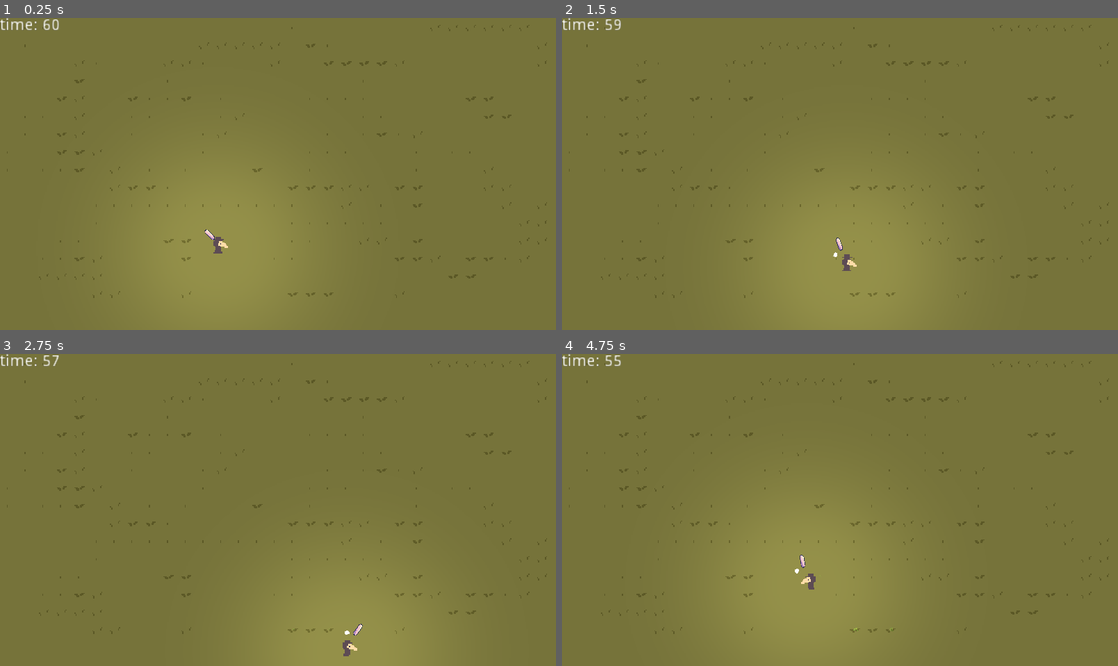
Above: before the commit, frames 1-4 (two rows, left to right).
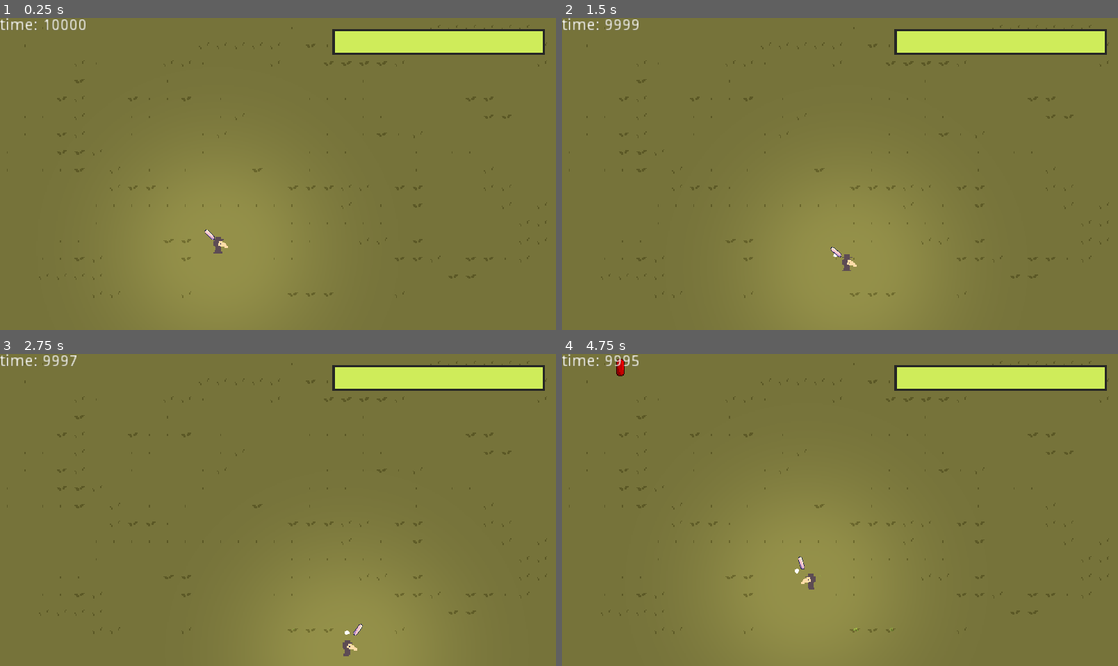
Above: after the commit, the same moments.

Repository: AJ08Coder/LudumDare52
Game: Godot game, scene res://Enviroment/World.tscn
The game is run twice, just before and just after one commit, with the same random seed, the same clock (stepped at 60 frames per second) and the same inputs.
Inputs (mouse positions are in pixels of both pictures, inside the frame that each line leads up to):
- Up to frame 1 (0.25 s): no input
- Up to frame 2 (1.5 s): tap Enter at 0.5 s; move the mouse to (962, 158) at 0.52 s; press the mouse at (962, 158) at 0.53 s; hold D (move_right) 0.53-1.28 s; move the mouse to (728, 189) at 1.27 s; release the mouse at (728, 189) at 1.28 s; hold S (move_down) from 1.28 s (still down); click (728, 189) at 1.35 s
- Up to frame 3 (2.75 s): move the mouse to (333, 441) at 2.02 s; release S (move_down) at 2.03 s; hold D (move_right) from 2.03 s (still down); hold E (plant) from 2.03 s (still down); click (333, 441) at 2.3 s
- Up to frame 4 (4.75 s): move the mouse to (812, 572) at 2.77 s; release D (move_right) at 2.78 s; release E (plant) at 2.78 s; hold W (move_up) 2.78-3.53 s; click (812, 572) at 2.85 s; move the mouse to (1006, 556) at 3.52 s; press the mouse at (1006, 556) at 3.53 s; hold A (move_left) from 3.53 s (still down); move the mouse to (673, 463) at 4.27 s; release the mouse at (673, 463) at 4.28 s; tap E (plant) at 4.35 s; click (673, 463) at 4.55 s

The runs differ from the first frame. In frame 1, 3.3% of the frame differs, in the area x 7-98%, y 0-12%; in frame 2, 3.3%; in frame 3, 3.2%; in frame 4, 3.4%, in the area x 7-98%, y 0-70%.

Commit message:
Enemy Attacks player and health bar

Diff:
--- a/Characters/Enemy/Enemy.gd
+++ b/Characters/Enemy/Enemy.gd
@@ -61,7 +61,7 @@
 				queue_free()
 			# GET HIT
 #			anim.play("Hit")
-			health -= 1
+			health -= damage_taken
 			state = STUNNED
 
 
--- a/Characters/Enemy/Enemy.tscn
+++ b/Characters/Enemy/Enemy.tscn
@@ -1,26 +1,57 @@
-[gd_scene load_steps=11 format=2]
+[gd_scene load_steps=9 format=2]
 
 [ext_resource path="res://Art/PLACEHOLDERPLAYER.png" type="Texture" id=1]
 [ext_resource path="res://Characters/Enemy/Enemy.gd" type="Script" id=2]
 [ext_resource path="res://Characters/Hurtbox.gd" type="Script" id=3]
 
 [sub_resource type="RectangleShape2D" id=1]
-extents = Vector2( 3, 7 )
-
-[sub_resource type="CircleShape2D" id=2]
-radius = 50.0
+extents = Vector2( 3, 2 )
 
 [sub_resource type="Animation" id=4]
 resource_name = "Moving"
+tracks/0/type = "value"
+tracks/0/path = NodePath("HitBox/CollisionShape2D:disabled")
+tracks/0/interp = 1
+tracks/0/loop_wrap = true
+tracks/0/imported = false
+tracks/0/enabled = true
+tracks/0/keys = {
+"times": PoolRealArray( 0 ),
+"transitions": PoolRealArray( 1 ),
+"update": 1,
+"values": [ true ]
+}
 
 [sub_resource type="Animation" id=5]
 resource_name = "Slash"
+length = 0.8
+tracks/0/type = "value"
+tracks/0/path = NodePath("HitBox/CollisionShape2D:disabled")
+tracks/0/interp = 1
+tracks/0/loop_wrap = true
+tracks/0/imported = false
+tracks/0/enabled = true
+tracks/0/keys = {
+"times": PoolRealArray( 0, 0.6, 0.8 ),
+"transitions": PoolRealArray( 1, 1, 1 ),
+"update": 1,
+"values": [ true, false, true ]
+}
 
 [sub_resource type="Animation" id=6]
 resource_name = "idle"
-
-[sub_resource type="CircleShape2D" id=3]
-radius = 16.0
+tracks/0/type = "value"
+tracks/0/path = NodePath("HitBox/CollisionShape2D:disabled")
+tracks/0/interp = 1
+tracks/0/loop_wrap = true
+tracks/0/imported = false
+tracks/0/enabled = true
+tracks/0/keys = {
+"times": PoolRealArray( 0 ),
+"transitions": PoolRealArray( 1 ),
+"update": 1,
+"values": [ true ]
+}
 
 [sub_resource type="RectangleShape2D" id=7]
 extents = Vector2( 4, 8 )
@@ -31,25 +62,16 @@
 script = ExtResource( 2 )
 
 [node name="CollisionShape2D" type="CollisionShape2D" parent="."]
+position = Vector2( 0, 5 )
 shape = SubResource( 1 )
 
 [node name="Sprite" type="Sprite" parent="."]
 texture = ExtResource( 1 )
 
-[node name="Attract" type="Area2D" parent="."]
-
-[node name="CollisionShape2D" type="CollisionShape2D" parent="Attract"]
-shape = SubResource( 2 )
-
 [node name="AnimationPlayer" type="AnimationPlayer" parent="."]
 anims/Moving = SubResource( 4 )
 anims/Slash = SubResource( 5 )
 anims/idle = SubResource( 6 )
-
-[node name="Attack" type="Area2D" parent="."]
-
-[node name="CollisionShape2D" type="CollisionShape2D" parent="Attack"]
-shape = SubResource( 3 )
 
 [node name="StartAttractTimer" type="Timer" parent="."]
 wait_time = 2.0
@@ -58,6 +80,8 @@
 [node name="StunnedTimer" type="Timer" parent="."]
 
 [node name="HurtBox" type="Area2D" parent="."]
+collision_layer = 32
+collision_mask = 8
 script = ExtResource( 3 )
 
 [node name="CollisionShape2D" type="CollisionShape2D" parent="HurtBox"]
--- /dev/null
+++ b/Characters/Enemy/Zombie.gd
@@ -0,0 +1,4 @@
+extends "res://Characters/Enemy/Enemy.gd"
+
+func _process(delta):
+	$HitBox.look_at(player.global_position)
--- a/Characters/Enemy/Zombie.tscn
+++ b/Characters/Enemy/Zombie.tscn
@@ -1,8 +1,42 @@
-[gd_scene load_steps=2 format=2]
+[gd_scene load_steps=6 format=2]
 
 [ext_resource path="res://Characters/Enemy/Enemy.tscn" type="PackedScene" id=1]
+[ext_resource path="res://Characters/Hitbox.gd" type="Script" id=2]
+[ext_resource path="res://Characters/Enemy/Zombie.gd" type="Script" id=3]
+
+[sub_resource type="Animation" id=2]
+length = 0.001
+tracks/0/type = "value"
+tracks/0/path = NodePath("HitBox/CollisionShape2D:disabled")
+tracks/0/interp = 1
+tracks/0/loop_wrap = true
+tracks/0/imported = false
+tracks/0/enabled = true
+tracks/0/keys = {
+"times": PoolRealArray( 0 ),
+"transitions": PoolRealArray( 1 ),
+"update": 0,
+"values": [ true ]
+}
+
+[sub_resource type="RectangleShape2D" id=1]
+extents = Vector2( 10, 8 )
 
 [node name="Zombie" instance=ExtResource( 1 )]
+script = ExtResource( 3 )
 
 [node name="Sprite" parent="." index="1"]
 self_modulate = Color( 1, 0, 0, 1 )
+
+[node name="AnimationPlayer" parent="." index="2"]
+anims/RESET = SubResource( 2 )
+
+[node name="HitBox" type="Area2D" parent="." index="6"]
+collision_layer = 64
+collision_mask = 16
+script = ExtResource( 2 )
+
+[node name="CollisionShape2D" type="CollisionShape2D" parent="HitBox" index="0"]
+position = Vector2( 6, 0 )
+shape = SubResource( 1 )
+disabled = true
--- a/Characters/Hitbox.gd
+++ b/Characters/Hitbox.gd
@@ -2,8 +2,3 @@
 extends Area2D
 
 export var damage = 10
-
-
-func _init():
-	collision_layer = 8 # layer 4 (hitbox)
-	collision_mask = 0
--- a/Characters/Hurtbox.gd
+++ b/Characters/Hurtbox.gd
@@ -1,10 +1,6 @@
 class_name HurtBox
 extends Area2D
 
-
-func _init():
-	collision_layer = 0
-	collision_mask = 8 # can be detected by hitbox layer (layer 4)
 
 
 
--- a/Characters/Player/MeeleWeapon.tscn
+++ b/Characters/Player/MeeleWeapon.tscn
@@ -4,7 +4,7 @@
 [ext_resource path="res://Characters/Hitbox.gd" type="Script" id=2]
 
 [sub_resource type="RectangleShape2D" id=1]
-extents = Vector2( 2, 6 )
+extents = Vector2( 9, 6 )
 
 [sub_resource type="Animation" id=3]
 length = 0.001
@@ -55,7 +55,7 @@
 tracks/0/imported = false
 tracks/0/enabled = true
 tracks/0/keys = {
-"times": PoolRealArray( 0, 0.1 ),
+"times": PoolRealArray( 0, 0.2 ),
 "transitions": PoolRealArray( 1, 1 ),
 "update": 0,
 "values": [ Vector2( -13, 1.00005 ), Vector2( 9.99999, -3.00004 ) ]
@@ -67,7 +67,7 @@
 tracks/1/imported = false
 tracks/1/enabled = true
 tracks/1/keys = {
-"times": PoolRealArray( 0, 0.1 ),
+"times": PoolRealArray( 0, 0.2 ),
 "transitions": PoolRealArray( 1, 1 ),
 "update": 0,
 "values": [ -45.9, 39.7 ]
@@ -79,7 +79,7 @@
 tracks/2/imported = false
 tracks/2/enabled = true
 tracks/2/keys = {
-"times": PoolRealArray( 0, 0.1 ),
+"times": PoolRealArray( 0, 0.2 ),
 "transitions": PoolRealArray( 1, 1 ),
 "update": 1,
 "values": [ false, true ]
@@ -91,7 +91,7 @@
 
 [node name="HitBox" type="Area2D" parent="."]
 collision_layer = 0
-collision_mask = 0
+collision_mask = 32
 script = ExtResource( 2 )
 __meta__ = {
 "_edit_group_": true
--- a/Characters/Player/Player.gd
+++ b/Characters/Player/Player.gd
@@ -13,10 +13,13 @@
 onready var animplayer = $AnimationPlayer
 onready var plant_cooldown = $PlantCooldown
 
+signal health_changed
+
 var crop_loc = []
 
 func take_damage(amount):
 	health -= amount
+	emit_signal("health_changed", health)
 
 func choose_rand_item(list): # chooses random item off list
 	list.shuffle()
@@ -93,5 +96,4 @@
 func _on_Attack_body_exited(body):
 	#Enemy not in range to attack with weapon
 	if body.is_in_group("Enemy"):
-		body.attack_timer.start()
-		body.state = body.SURROUND # surround player
+				body.state = body.SURROUND # surround player
--- a/Characters/Player/Player.tscn
+++ b/Characters/Player/Player.tscn
@@ -1,7 +1,8 @@
-[gd_scene load_steps=11 format=2]
+[gd_scene load_steps=13 format=2]
 
 [ext_resource path="res://Art/plaguedoctor.png" type="Texture" id=1]
 [ext_resource path="res://Characters/Player/Player.gd" type="Script" id=2]
+[ext_resource path="res://Characters/Hurtbox.gd" type="Script" id=3]
 [ext_resource path="res://Enviroment/Crop.tscn" type="PackedScene" id=5]
 [ext_resource path="res://Characters/Player/MeeleWeapon.tscn" type="PackedScene" id=6]
 [ext_resource path="res://gradslol.png" type="Texture" id=7]
@@ -46,6 +47,9 @@
 
 [sub_resource type="CircleShape2D" id=6]
 radius = 14.0357
+
+[sub_resource type="RectangleShape2D" id=7]
+extents = Vector2( 3, 6.5 )
 
 [node name="Player" type="KinematicBody2D"]
 collision_mask = 4
@@ -97,7 +101,18 @@
 wait_time = 0.5
 one_shot = true
 
+[node name="HurtBox" type="Area2D" parent="."]
+collision_layer = 16
+collision_mask = 0
+script = ExtResource( 3 )
+
+[node name="CollisionShape2D" type="CollisionShape2D" parent="HurtBox"]
+position = Vector2( -1, 1 )
+shape = SubResource( 7 )
+
 [connection signal="body_entered" from="Attract" to="." method="_on_Attract_body_entered"]
 [connection signal="body_exited" from="Attract" to="." method="_on_Attract_body_exited"]
 [connection signal="body_entered" from="Attack" to="." method="_on_Attack_body_entered"]
 [connection signal="body_exited" from="Attack" to="." method="_on_Attack_body_exited"]
+
+[editable path="Hand/MeeleWeapon"]
--- a/Enviroment/World.gd
+++ b/Enviroment/World.gd
@@ -10,10 +10,12 @@
 			# amount of enemies, last is win
 export(NodePath) var player_path
 onready var player = get_node(player_path)
+onready var player_health_bar = $CanvasLayer/PlayerHealthBar
+
 
 func _ready() -> void:
 	Global.world_node = self
-
+	player.connect("health_changed", self, "player_health_changed")
 
 
 func _on_SpawnEnemies_timeout():
@@ -25,6 +27,8 @@
 	instance.global_position = $GameLoop/Path2D/PathFollow2D/Position2D.global_position
 	$YSort/Enemies.add_child(instance)
 
+func player_health_changed(currenthealth):
+	player_health_bar.value = currenthealth
 
 func _on_Cycle_turned_night_time():
 	spawn_enemies.start()
--- a/Enviroment/World.tscn
+++ b/Enviroment/World.tscn
@@ -298,6 +298,17 @@
 "values": [ 1 ]
 }
 
+[sub_resource type="StyleBoxFlat" id=8]
+bg_color = Color( 0.815686, 0.929412, 0.356863, 1 )
+border_width_left = 2
+border_width_top = 2
+border_width_right = 2
+border_width_bottom = 2
+border_color = Color( 0.152941, 0.152941, 0.152941, 1 )
+
+[sub_resource type="StyleBoxFlat" id=9]
+bg_color = Color( 0.152941, 0.152941, 0.152941, 1 )
+
 [node name="World" type="Node2D"]
 script = ExtResource( 2 )
 player_path = NodePath("YSort/Player")
@@ -335,6 +346,7 @@
 
 [node name="SpawnEnemies" type="Timer" parent="GameLoop"]
 wait_time = 2.0
+autostart = true
 
 [node name="YSort" type="YSort" parent="."]
 
@@ -373,11 +385,8 @@
 anims/RESET = SubResource( 7 )
 
 [node name="Time" type="Timer" parent="Cycle"]
-wait_time = 60.0
-autostart = true
-
-[node name="Time2" type="Timer" parent="Cycle"]
-wait_time = 60.0
+wait_time = 10000.0
+one_shot = true
 autostart = true
 
 [node name="CanvasLayer" type="CanvasLayer" parent="."]
@@ -387,8 +396,19 @@
 margin_bottom = 63.0
 text = "time: 123"
 
+[node name="PlayerHealthBar" type="ProgressBar" parent="CanvasLayer"]
+anchor_left = 1.0
+anchor_right = 1.0
+margin_left = -201.0
+margin_top = 10.0
+margin_right = -10.0
+margin_bottom = 33.0
+custom_styles/fg = SubResource( 8 )
+custom_styles/bg = SubResource( 9 )
+value = 100.0
+percent_visible = false
+
 [connection signal="timeout" from="GameLoop/SpawnEnemies" to="." method="_on_SpawnEnemies_timeout"]
 [connection signal="turned_day_time" from="Cycle" to="." method="_on_Cycle_turned_day_time"]
 [connection signal="turned_night_time" from="Cycle" to="." method="_on_Cycle_turned_night_time"]
 [connection signal="timeout" from="Cycle/Time" to="Cycle" method="_on_Time_timeout"]
-[connection signal="timeout" from="Cycle/Time2" to="Cycle" method="_on_Time_timeout"]
--- a/project.godot
+++ b/project.godot
@@ -109,8 +109,10 @@
 2d_physics/layer_1="player"
 2d_physics/layer_2="world"
 2d_physics/layer_3="enemies"
-2d_physics/layer_4="hitbox"
-2d_physics/layer_5="hurtbox"
+2d_physics/layer_4="playerhitbox"
+2d_physics/layer_5="playerhurtbox"
+2d_physics/layer_6="enemyhurtbox"
+2d_physics/layer_7="enemyhitbox"
 
 [physics]
 
Not shown: 1 places in Enviroment/World.tscn that only renumber resources
